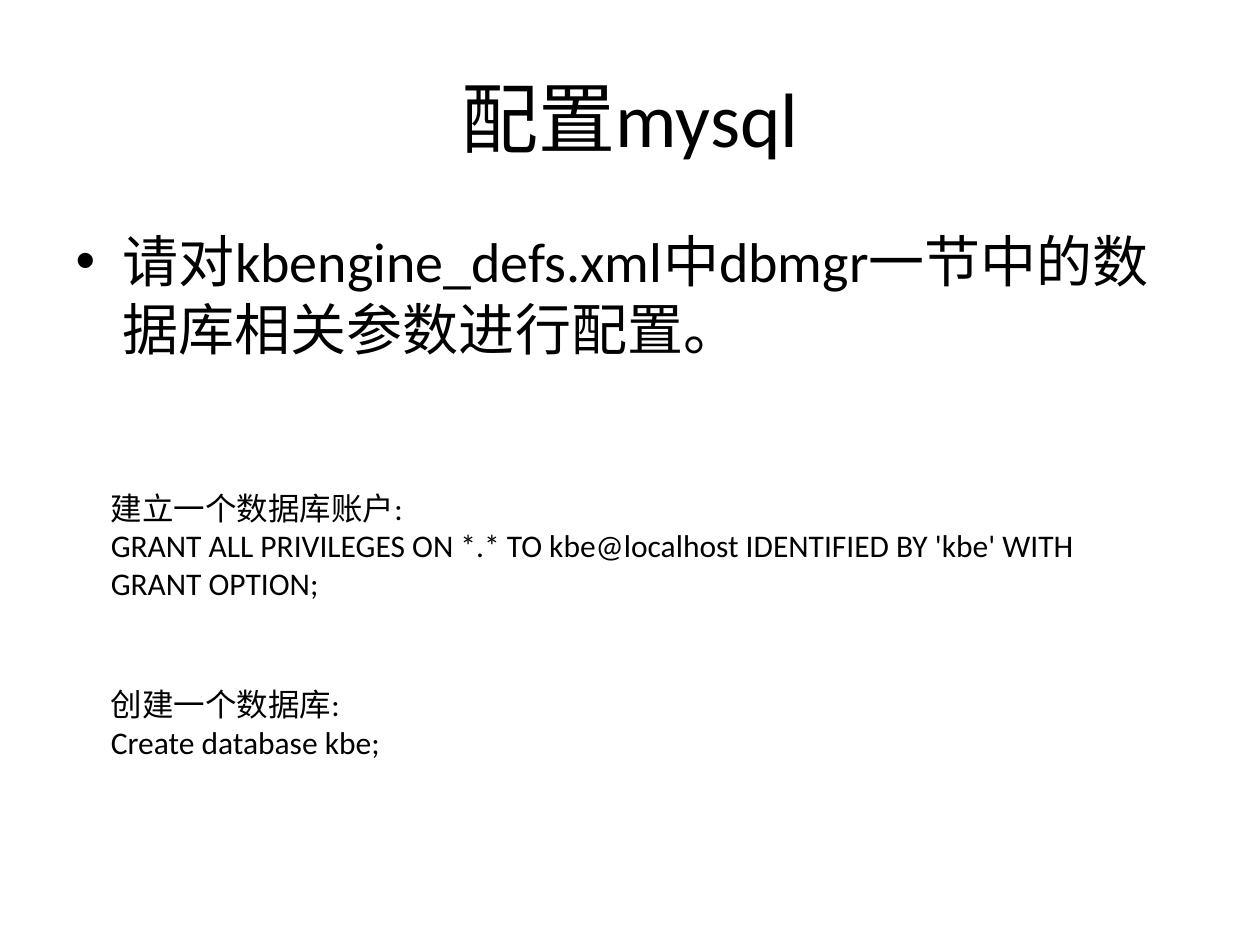
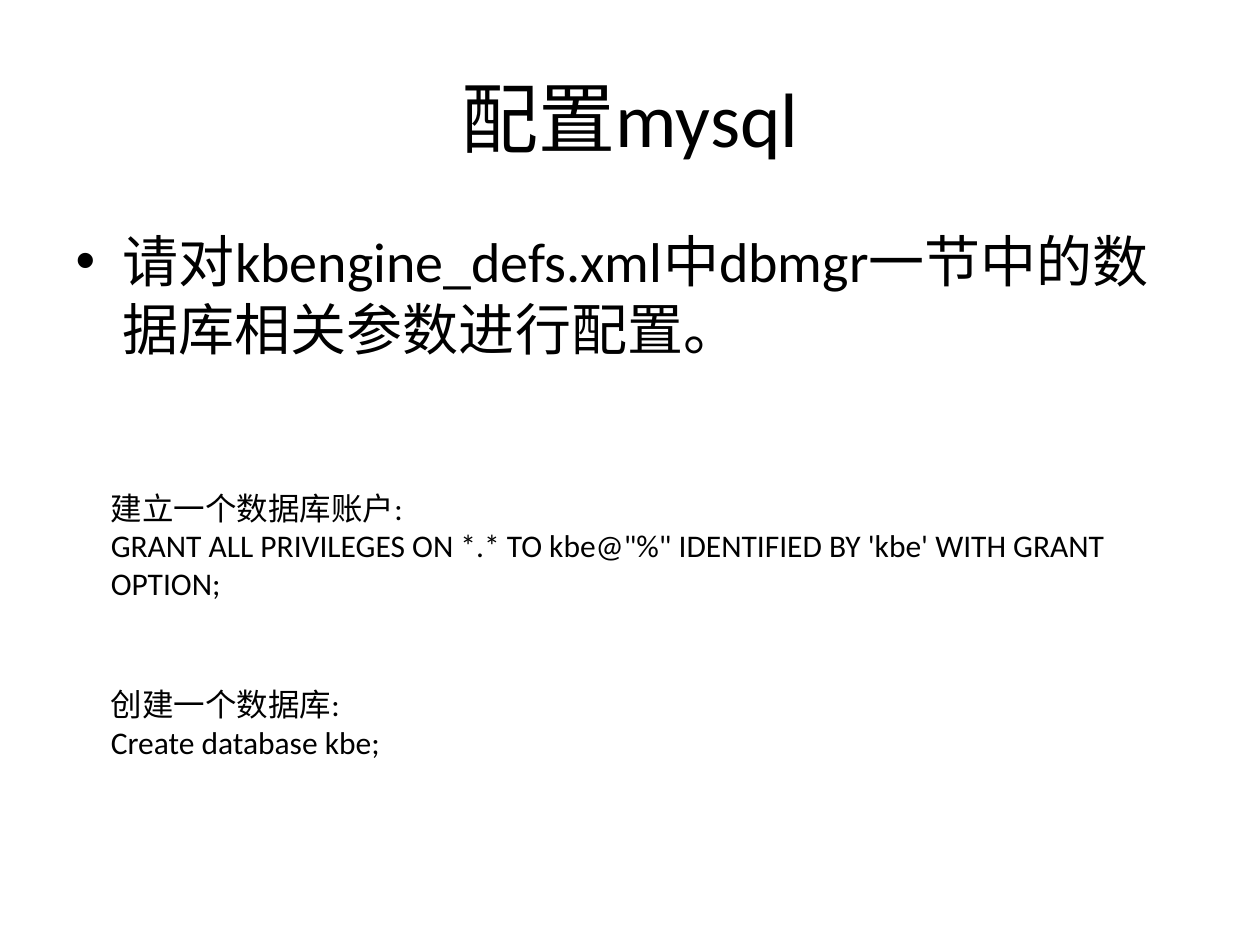
Before and after one commit to kbengine/kbengine, a slide deck: slide 16 of kbe/doc/server_overview.pptx. Drawn at 1260x945 pixels with LibreOffice and Linux fonts; fonts in the diff are those of the drawing. Boxes give left, top, right and bottom in pixels: in the first picture for what was removed or moved away, otherwise in the second. Text is boxed around its words. In the diff, an @@ line names an element or a change of style, - is before the commit and + after.

```diff
--- a/kbe/doc/server_overview.pptx
+++ b/kbe/doc/server_overview.pptx
@@ text at box(111, 535, 1104, 599): text changed @@
-GRANT ALL PRIVILEGES ON *.* TO kbe@localhost IDENTIFIED BY 'kbe' WITH GRANT OPTION;
+GRANT ALL PRIVILEGES ON *.* TO kbe@"%" IDENTIFIED BY 'kbe' WITH GRANT OPTION;
```
